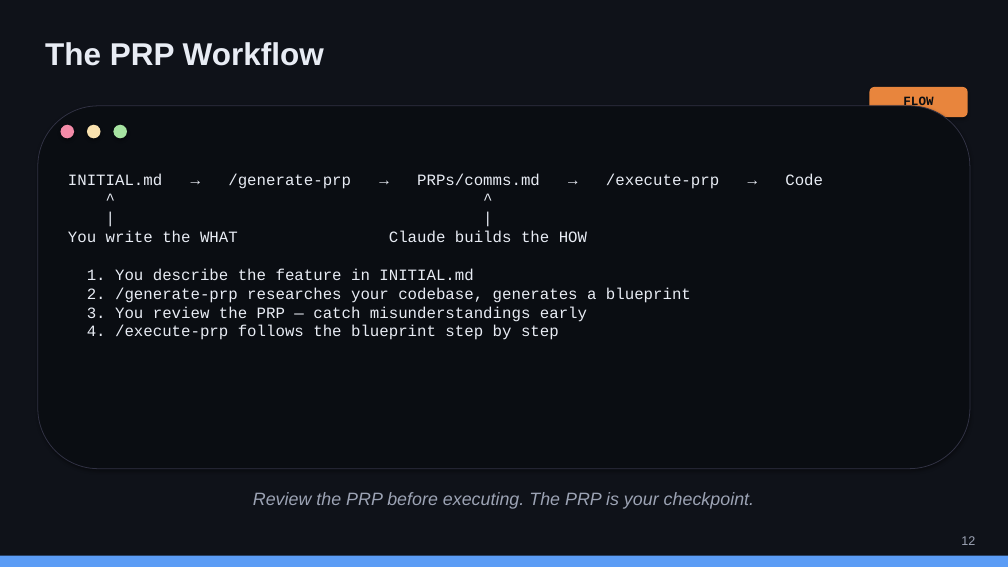
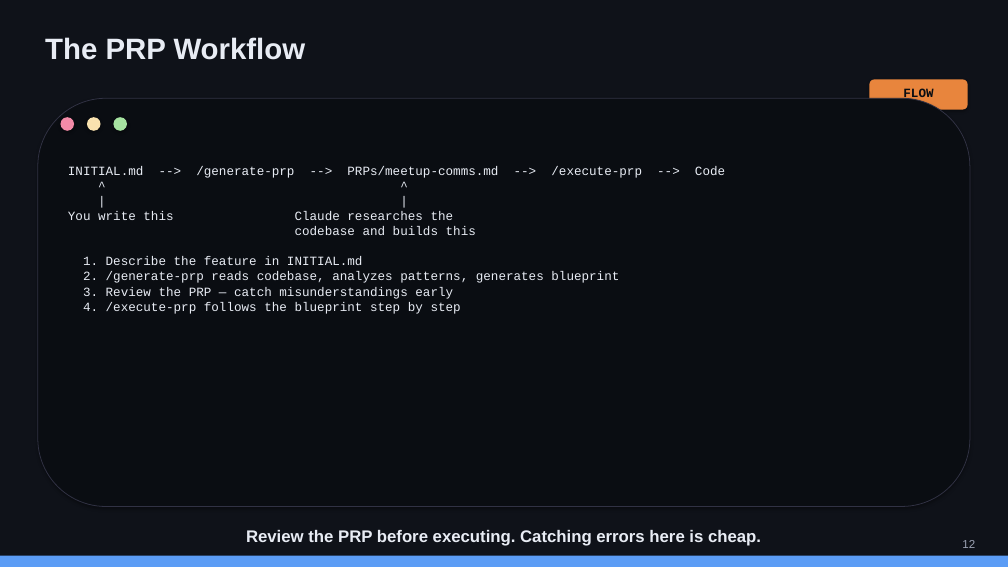
Before and after one commit to nickyeager/tucson-claude-code-meetup, a slide deck: slide 12 of slides/session-2-context-engineering.pptx. Drawn at 1008x567 pixels with LibreOffice and Linux fonts; fonts in the diff are those of the drawing. Boxes give left, top, right and bottom in pixels: in the first picture for what was removed or moved away, otherwise in the second. Text is boxed around its words. In the diff, an @@ line names an element or a change of style, - is before the commit and + after.

```diff
--- a/slides/session-2-context-engineering.pptx
+++ b/slides/session-2-context-engineering.pptx
@@ text "The PRP Workflow" at [45,37,306,60]: size 30 to 28 pt @@
@@ text "FLOW": place and size @@
-text "FLOW" at [903,96,933,109]
+text "FLOW" at [903,88,933,101]
@@ rounded rectangle: place and size @@
-rounded rectangle at [38,106,970,469]
+rounded rectangle at [38,98,970,507]
@@ 3 ellipses, 1 rounded rectangle: place and size @@
-3 ellipses, 1 rounded rectangle at [60,87,968,138]
+3 ellipses, 1 rounded rectangle at [60,79,968,131]
@@ text at [68,166,619,314]: text changed; size 15 to 12 pt @@
-INITIAL.md → /generate-prp → PRPs/comms.md → /execute-prp → Code
-^ ^
-| |
-You write the WHAT Claude builds the HOW
-1. You describe the feature in INITIAL.md
-2. /generate-prp researches your codebase, generates a blueprint
-3. You review the PRP — catch misunderstandings early
-4. /execute-prp follows the blueprint step by step
+INITIAL.md --> /generate-prp --> PRPs/meetup-comms.md --> /execute-prp --> Code
+^ ^
+| |
+You write this Claude researches the
+codebase and builds this
+1. Describe the feature in INITIAL.md
+2. /generate-prp reads codebase, analyzes patterns, generates blueprint
+3. Review the PRP — catch misunderstandings early
+4. /execute-prp follows the blueprint step by step
@@ text at [246,530,761,546]: text changed; size 17 to 16 pt; text colour #9CA3B4 to #E8ECF4; bold on; italic off @@
-Review the PRP before executing. The PRP is your checkpoint.
+Review the PRP before executing. Catching errors here is cheap.
@@ text "12" at [962,540,975,548]: size 12 to 11 pt @@
```
Also in this commit, not shown: 17 other slides changed, 4 slides added, 4 slides removed, 2 other files.
